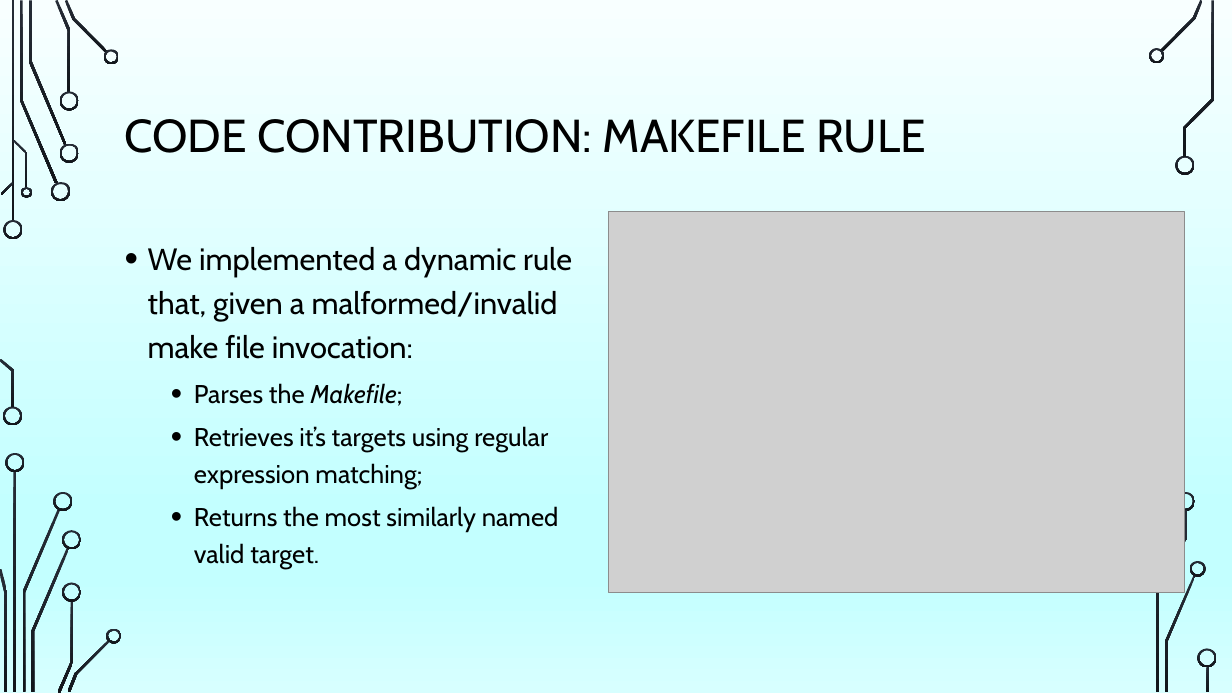
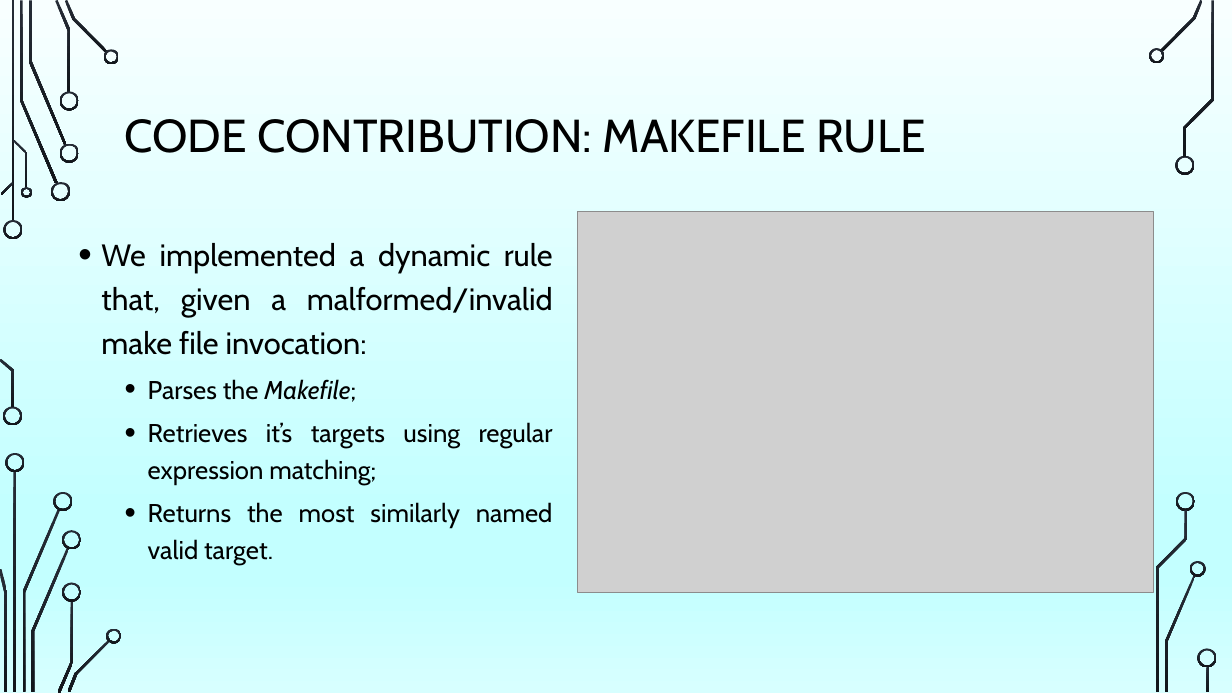
Before and after one commit to dianamoreira/thefuck, a slide deck: slide 17 of ArchSW-docs/The Fuck.pptx (slide 20 before the commit). Drawn at 1232x693 pixels with LibreOffice and Linux fonts; fonts in the diff are those of the drawing; grey boxes stand for pictures; background and template pictures are left out. Boxes give left, top, right and bottom in pixels: in the first picture for what was removed or moved away, otherwise in the second. Text is boxed around its words. In the diff, an @@ line names an element or a change of style, - is before the commit and + after.

```diff
--- a/ArchSW-docs/The Fuck.pptx
+++ b/ArchSW-docs/The Fuck.pptx
@@ text "We implemented a dynamic rule ...": place and size @@
-text "We implemented a dynamic rule ..." at (148, 247, 572, 569)
+text "We implemented a dynamic rule ..." at (101, 243, 553, 565)
@@ text "We implemented a dynamic rule ..." at (101, 243, 553, 565): alignment left to justified @@
@@ picture: place and size @@
-picture at (608, 212, 1184, 592)
+picture at (578, 212, 1153, 592)
```
Also in this commit, not shown: 2 other slides changed, 3 slides removed, 2 other files.
